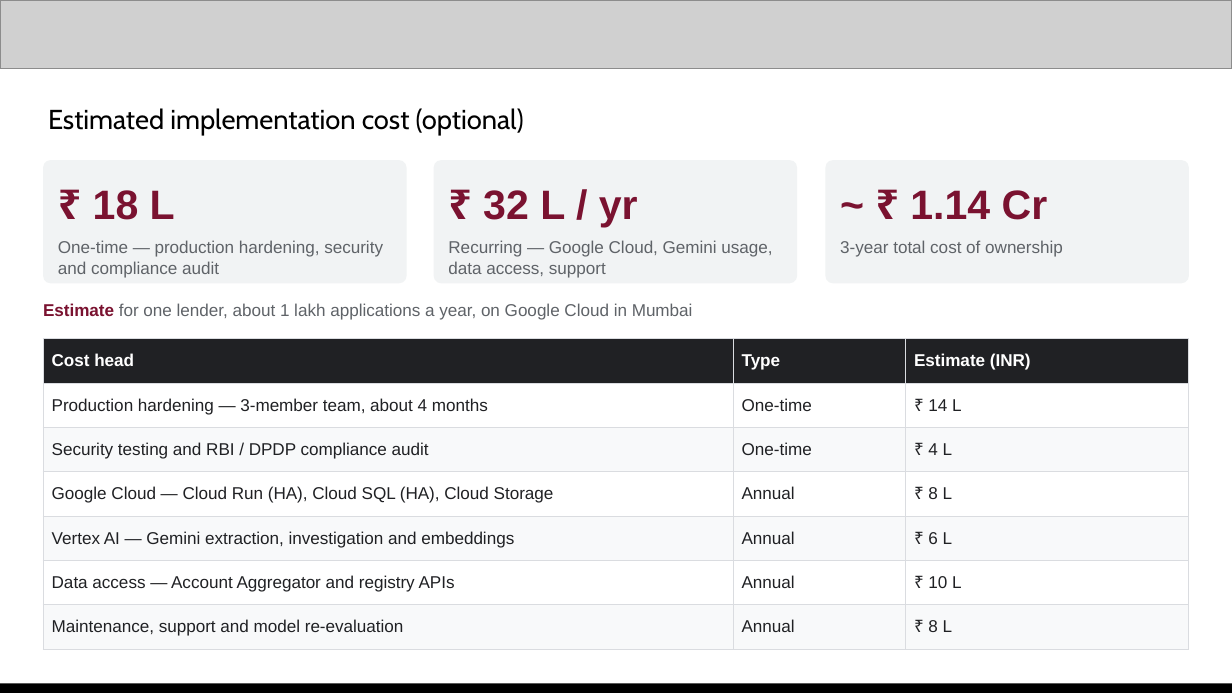
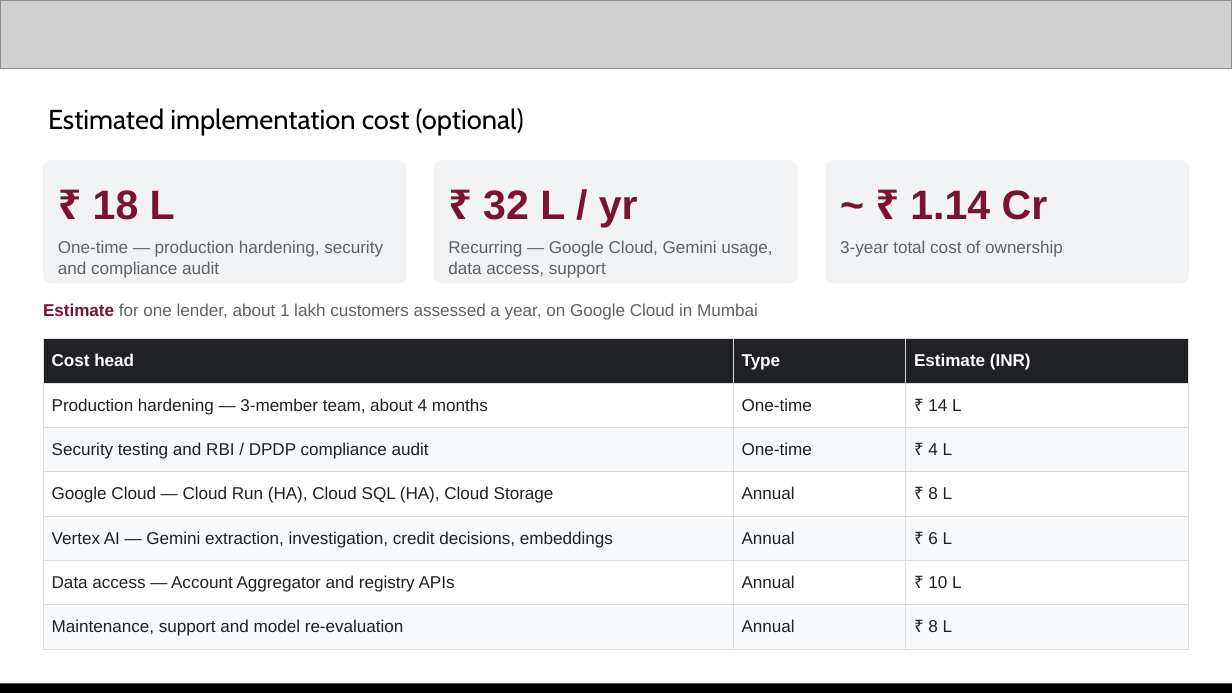
Before and after one commit to abhinavmukwane/FinRiskLensAI-RAG-V2, a slide deck: slide 9 of Doc/FinRiskLens_AI_Builder_Cup_2026.pptx. Drawn at 1232x693 pixels with LibreOffice and Linux fonts; fonts in the diff are those of the drawing; grey boxes stand for pictures. Boxes give left, top, right and bottom in pixels: in the first picture for what was removed or moved away, otherwise in the second. Text is boxed around its words. In the diff, an @@ line names an element or a change of style, - is before the commit and + after.

Commit message:
#Customer-wise only: case pages and Rings page removed; deck and docs to the customer flow
- Case page and Rings page/menu removed; Risk Lens actions moved to RiskLensController (/risk-lens)
- Customer links stay in each Risk Lens Network section, naming the linked customers
- A confirmed finding keeps blocking the loan case; only a dismissed one stops counting
- Deck: team AS FinTech Developer, customer flow, new snapshots; README, architecture, plan and video script updated

```diff
--- a/Doc/FinRiskLens_AI_Builder_Cup_2026.pptx
+++ b/Doc/FinRiskLens_AI_Builder_Cup_2026.pptx
@@ text at (x1=43, y1=303, x2=758, y2=320): text changed @@
-Estimate for one lender, about 1 lakh applications a year, on Google Cloud in Mumbai
+Estimate for one lender, about 1 lakh customers assessed a year, on Google Cloud in Mumbai
@@ table at (x1=43, y1=339, x2=1189, y2=649) @@
-row 5, column 1: Vertex AI — Gemini extraction, investigation and embeddings
+row 5, column 1: Vertex AI — Gemini extraction, investigation, credit decisions, embeddings
```
Also in this commit, not shown: 14 other slides changed, 2 slides removed, 25 other files.
